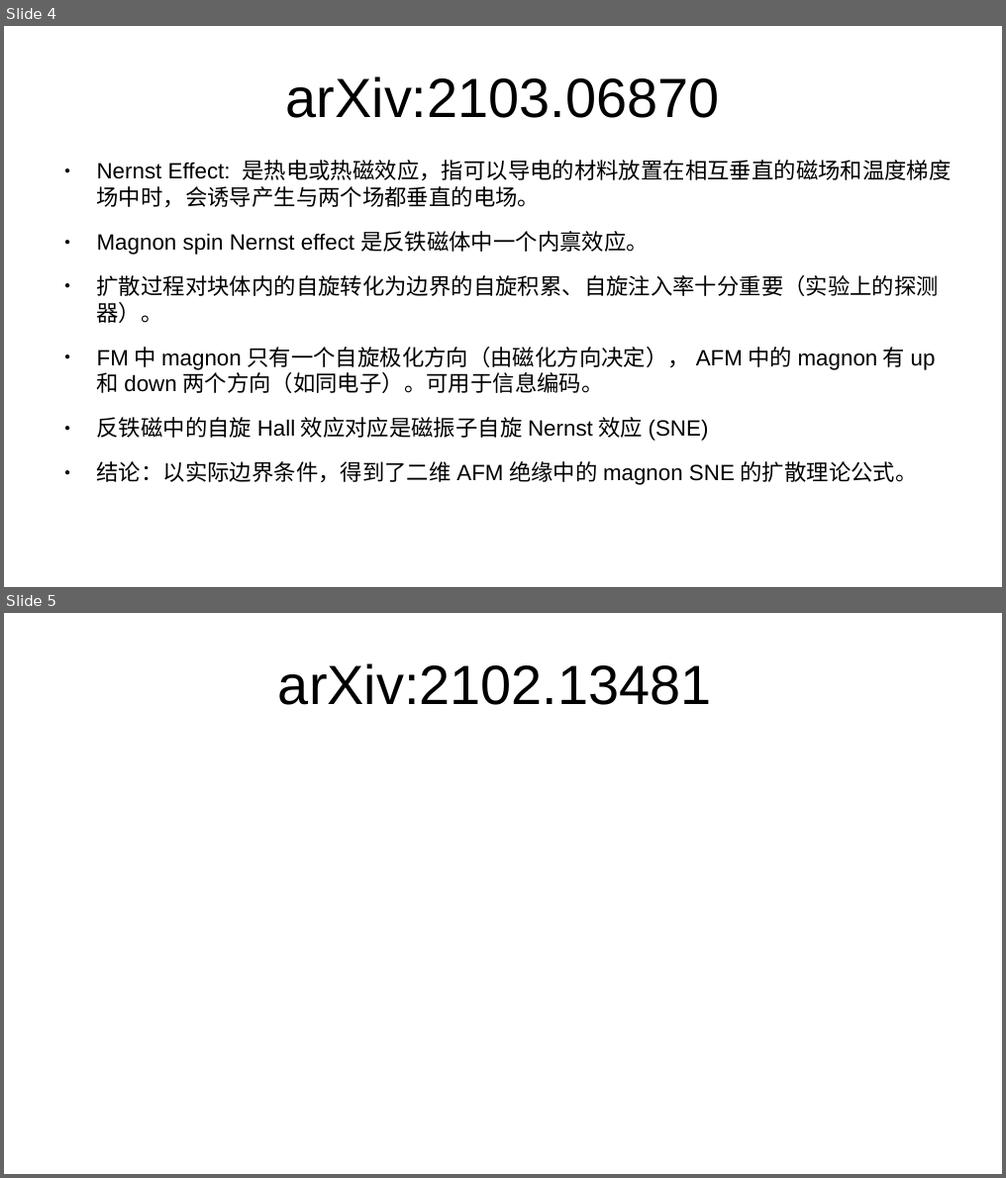
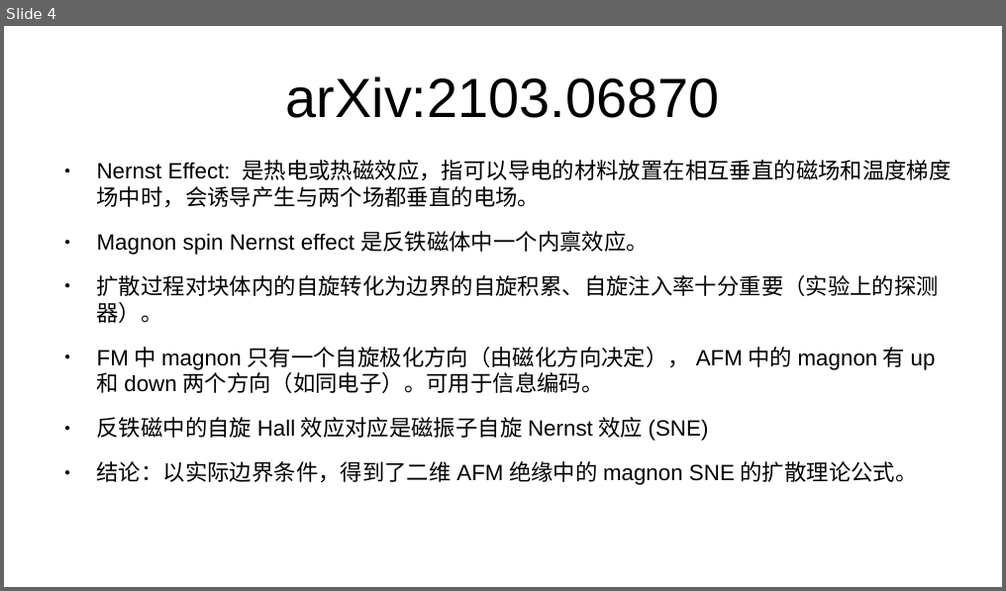
Before and after one commit to GoldenRaven/reference_reading, a slide deck: magnon.odp. Shown one above the other, each under a label of ours: slides 4 and 5 before the commit, slide 4 after it. The pictures are 1006x1178 and 1006x591 pixels, drawn with LibreOffice and Linux fonts; fonts in the diff are those of the drawing. Boxes give left, top, right and bottom in pixels: in the first picture for what was removed or moved away, otherwise in the second. Text is boxed around its words. In the diff, an @@ line names an element or a change of style, - is before the commit and + after.

```diff
--- a/magnon.odp
+++ b/magnon.odp
@@ slide 5 removed at [4,613,1002,1174], background #FFFFFF @@
@@ title removed at [278,663,712,705] @@
-arXiv:2102.13481
```
Also in this commit, not shown: 2 slides added.
